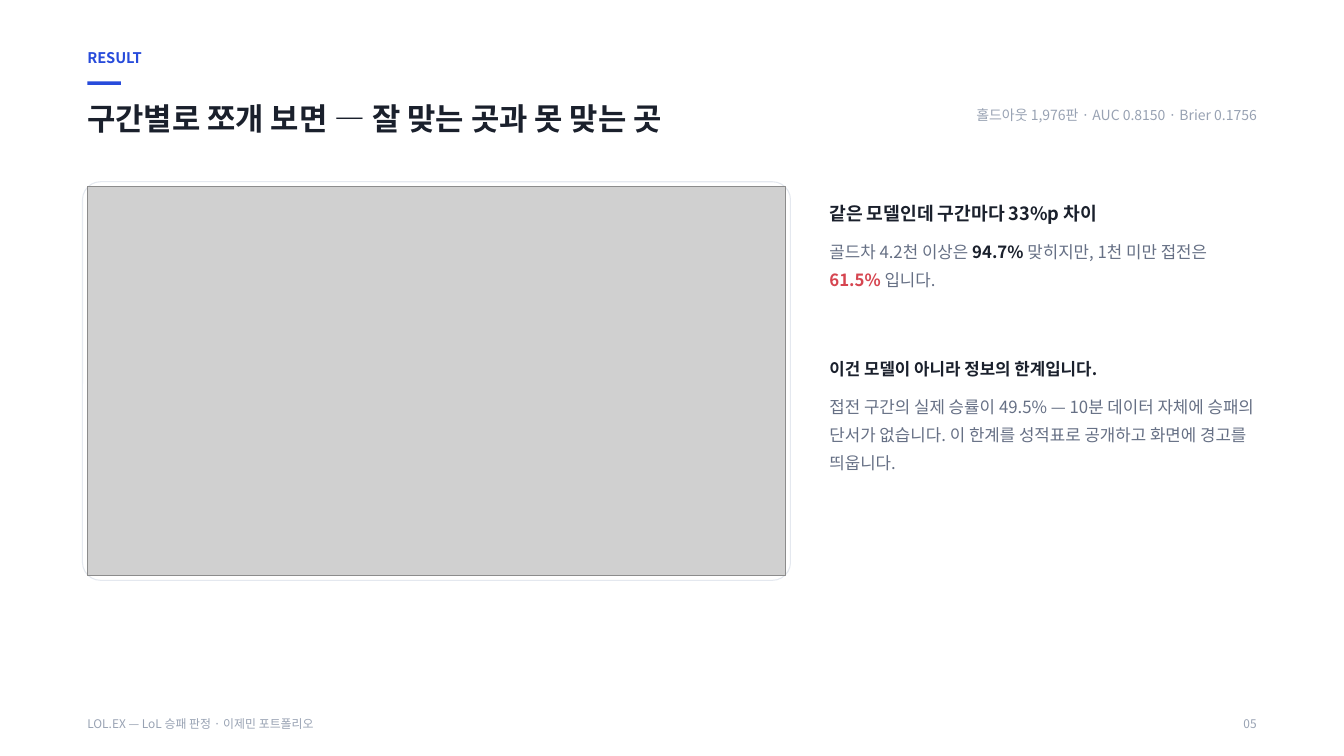
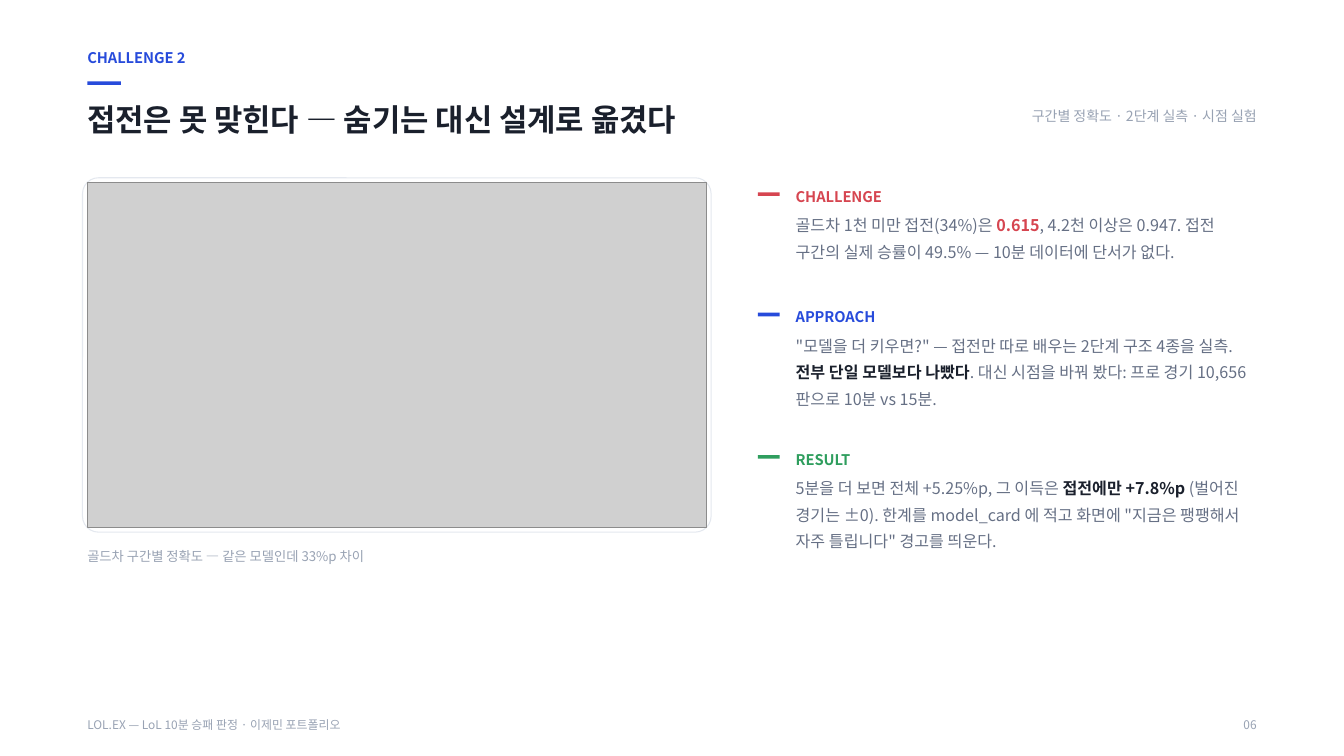
Before and after one commit to wpalswpa/lol-win-prediction, a slide deck: slide 6 of LOLEX_포트폴리오.pptx (slide 5 before the commit). Drawn at 1344x756 pixels with LibreOffice and Linux fonts; fonts in the diff are those of the drawing; grey boxes stand for pictures. Boxes give left, top, right and bottom in pixels: in the first picture for what was removed or moved away, otherwise in the second. Text is boxed around its words. In the diff, an @@ line names an element or a change of style, - is before the commit and + after.

```diff
--- a/LOLEX_포트폴리오.pptx
+++ b/LOLEX_포트폴리오.pptx
@@ text at bbox=[87, 52, 186, 63]: text changed @@
-RESULT
+CHALLENGE 2
@@ text at bbox=[87, 105, 676, 134]: text changed @@
-구간별로 쪼개 보면 — 잘 맞는 곳과 못 맞는 곳
+접전은 못 맞힌다 — 숨기는 대신 설계로 옮겼다
@@ text at bbox=[1032, 109, 1257, 122]: text changed @@
-홀드아웃 1,976판 · AUC 0.8150 · Brier 0.1756
+구간별 정확도 · 2단계 실측 · 시점 실험
@@ rounded rectangle: place and size @@
-rounded rectangle at bbox=[83, 181, 790, 580]
+rounded rectangle at bbox=[83, 177, 712, 532]
@@ picture: place and size @@
-picture at bbox=[88, 187, 786, 576]
+picture at bbox=[88, 182, 707, 527]
@@ rectangle added at bbox=[758, 193, 780, 197], fill #D64550 @@
@@ text added at bbox=[796, 191, 882, 202], 10.5 pt, text #D64550, bold @@
+CHALLENGE
@@ text added at bbox=[796, 217, 1215, 260], 11.5 pt, text #667085 @@
+골드차 1천 미만 접전(34%)은 0.615, 4.2천 이상은 0.947. 접전 구간의 실제 승률이 49.5% — 10분 데이터에 단서가 없다.
@@ rectangle added at bbox=[758, 313, 780, 317], fill #274BDB @@
@@ text added at bbox=[796, 311, 876, 322], 10.5 pt, text #274BDB, bold @@
+APPROACH
@@ text added at bbox=[796, 338, 1246, 406], 11.5 pt, text #667085 @@
+"모델을 더 키우면?" — 접전만 따로 배우는 2단계 구조 4종을 실측. 전부 단일 모델보다 나빴다. 대신 시점을 바꿔 봤다: 프로 경기 10,656판으로 10분 vs 15분.
@@ rectangle added at bbox=[758, 456, 780, 460], fill #2F9E5E @@
@@ text added at bbox=[796, 454, 851, 465], 10.5 pt, text #2F9E5E, bold @@
+RESULT
@@ text added at bbox=[796, 480, 1239, 549], 11.5 pt, text #667085 @@
+5분을 더 보면 전체 +5.25%p, 그 이득은 접전에만 +7.8%p (벌어진 경기는 ±0). 한계를 model_card 에 적고 화면에 "지금은 팽팽해서 자주 틀립니다" 경고를 띄운다.
@@ text at bbox=[87, 550, 364, 564]: text changed; size 12 to 9.5 pt; text colour #667085 to #98A2B3 @@
-같은 모델인데 구간마다 33%p 차이
-골드차 4.2천 이상은 94.7% 맞히지만, 1천 미만 접전은 61.5% 입니다.
-이건 모델이 아니라 정보의 한계입니다.
-접전 구간의 실제 승률이 49.5% — 10분 데이터 자체에 승패의 단서가 없습니다. 이 한계를 성적표로 공개하고 화면에 경고를 띄웁니다.
+골드차 구간별 정확도 — 같은 모델인데 33%p 차이
@@ text at bbox=[87, 719, 341, 730]: text changed @@
-LOL.EX — LoL 승패 판정 · 이제민 포트폴리오
+LOL.EX — LoL 10분 승패 판정 · 이제민 포트폴리오
```
Also in this commit, not shown: 6 other slides changed, 3 slides added, 6 slides removed, 1 other file.
